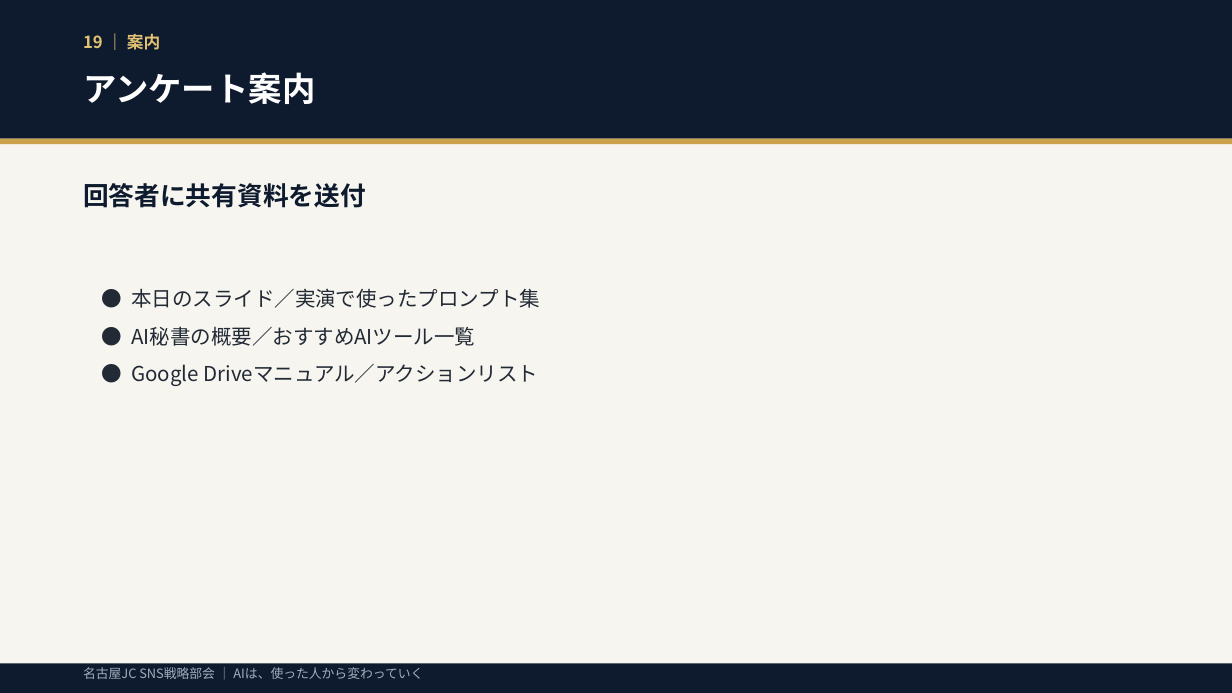
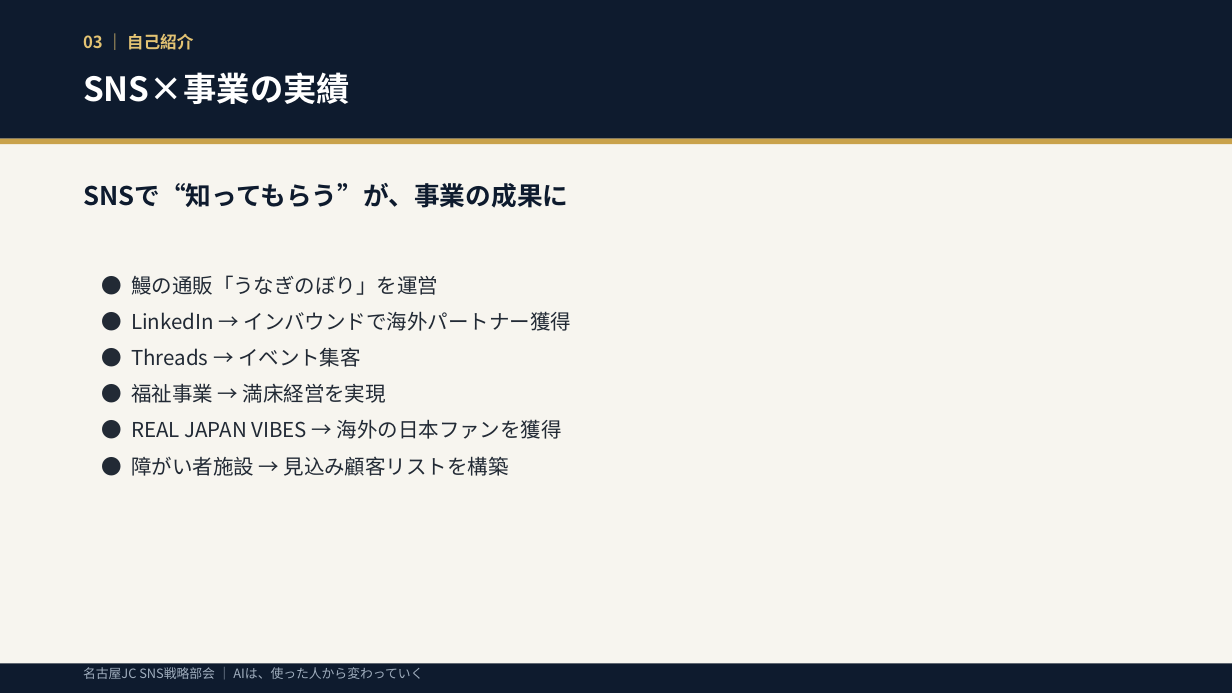
Before and after one commit to unaginobori1205/bushido-dev, a slide deck: slide 3 of ai_sns_seminar_deck.pptx (slide 19 before the commit). Drawn at 1232x693 pixels with LibreOffice and Linux fonts; fonts in the diff are those of the drawing. Boxes give left, top, right and bottom in pixels: in the first picture for what was removed or moved away, otherwise in the second. Text is boxed around its words. In the diff, an @@ line names an element or a change of style, - is before the commit and + after.

```diff
--- a/ai_sns_seminar_deck.pptx
+++ b/ai_sns_seminar_deck.pptx
@@ text at <box>83,34,194,50</box>: text changed @@
-19 ｜ 案内
+03 ｜ 自己紹介
@@ text at <box>83,72,350,104</box>: text changed @@
-アンケート案内
+SNS×事業の実績
@@ text at <box>83,183,568,208</box>: text changed @@
-回答者に共有資料を送付
+SNSで“知ってもらう”が、事業の成果に
@@ text at <box>131,275,571,476</box>: text changed @@
-● 本日のスライド／実演で使ったプロンプト集
-● AI秘書の概要／おすすめAIツール一覧
-● Google Driveマニュアル／アクションリスト
+● 鰻の通販「うなぎのぼり」を運営
+● LinkedIn → インバウンドで海外パートナー獲得
+● Threads → イベント集客
+● 福祉事業 → 満床経営を実現
+● REAL JAPAN VIBES → 海外の日本ファンを獲得
+● 障がい者施設 → 見込み顧客リストを構築
```
Also in this commit, not shown: 18 other slides changed, 2 slides added, 1 slide removed, 2 other files.
